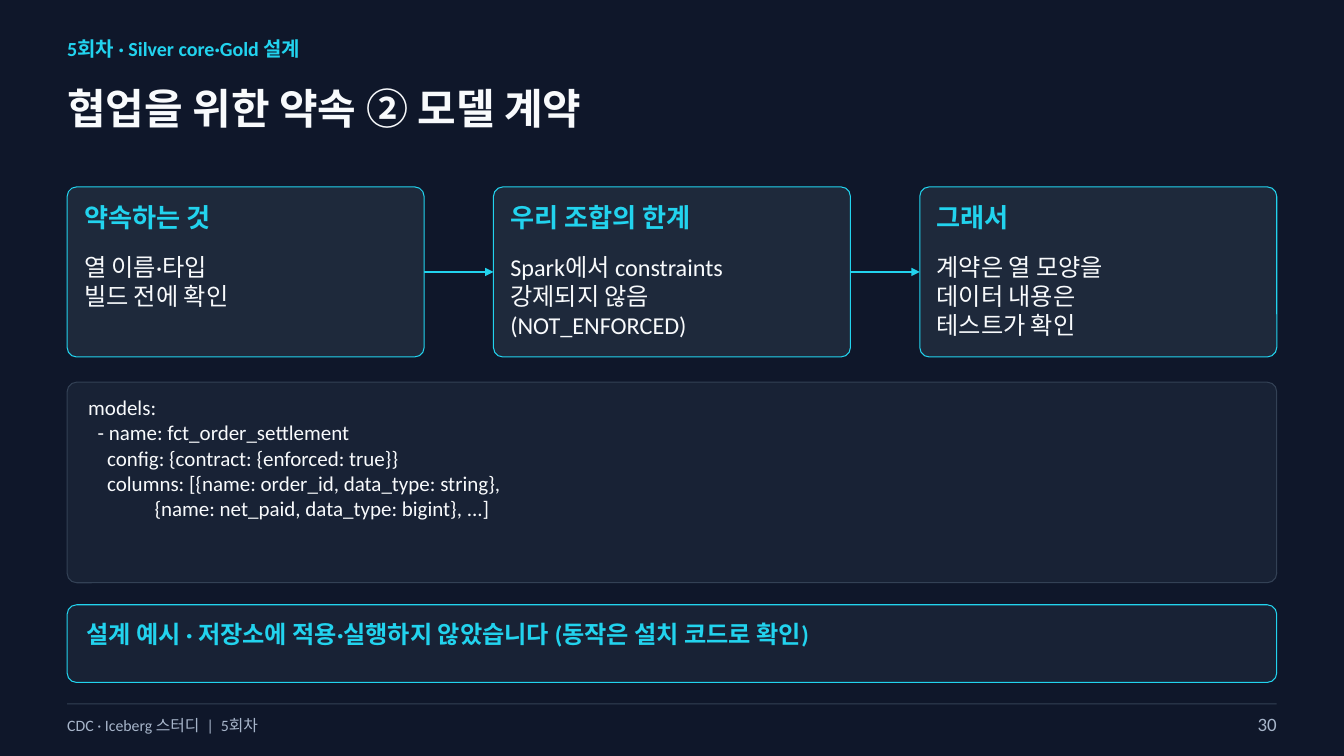
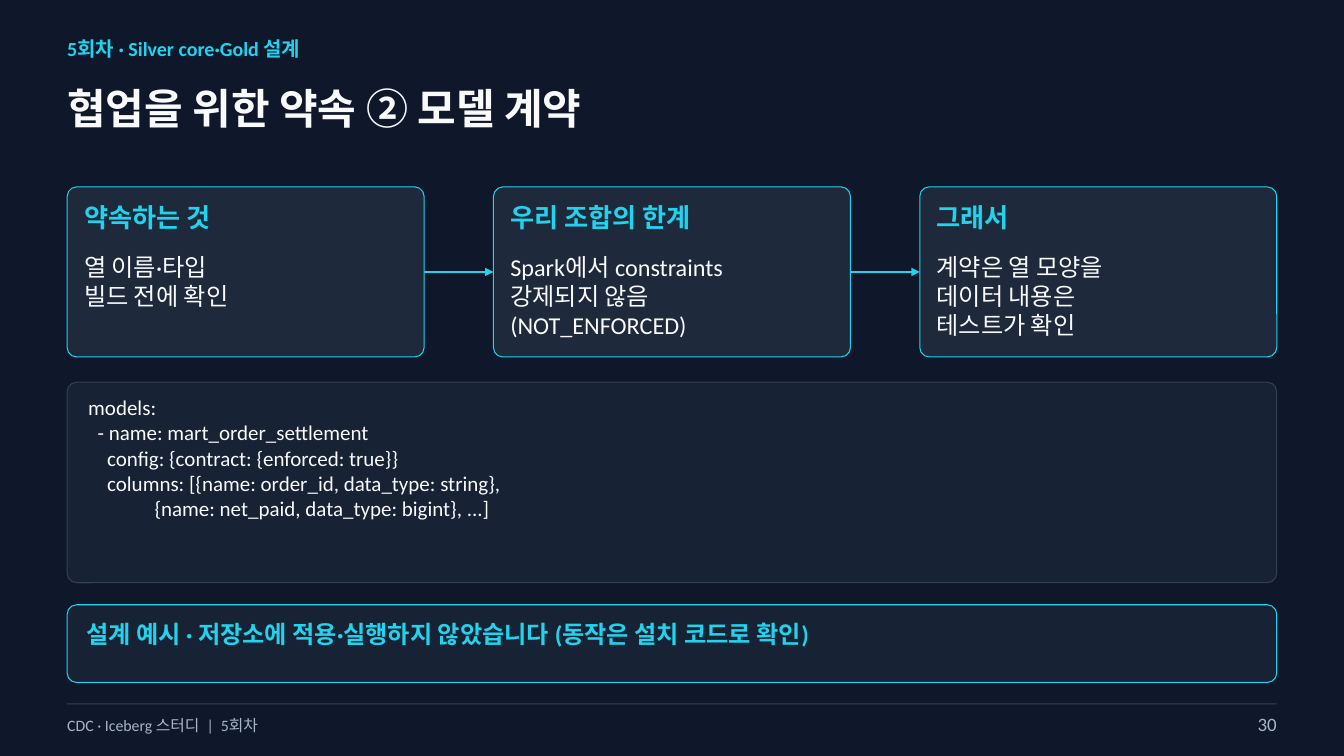
Before and after one commit to kim-dabin/cdc-lakehouse-study, a slide deck: slide 30 of labs/session05/slides/05-session05-student.pptx. Drawn at 1344x756 pixels with LibreOffice and Linux fonts; fonts in the diff are those of the drawing. Boxes give left, top, right and bottom in pixels: in the first picture for what was removed or moved away, otherwise in the second. Text is boxed around its words. In the diff, an @@ line names an element or a change of style, - is before the commit and + after.

```diff
--- a/labs/session05/slides/05-session05-student.pptx
+++ b/labs/session05/slides/05-session05-student.pptx
@@ text at [109, 425, 368, 443]: text changed @@
-- name: fct_order_settlement
+- name: mart_order_settlement
```
Also in this commit, not shown: 8 other slides changed, 1 other file.
